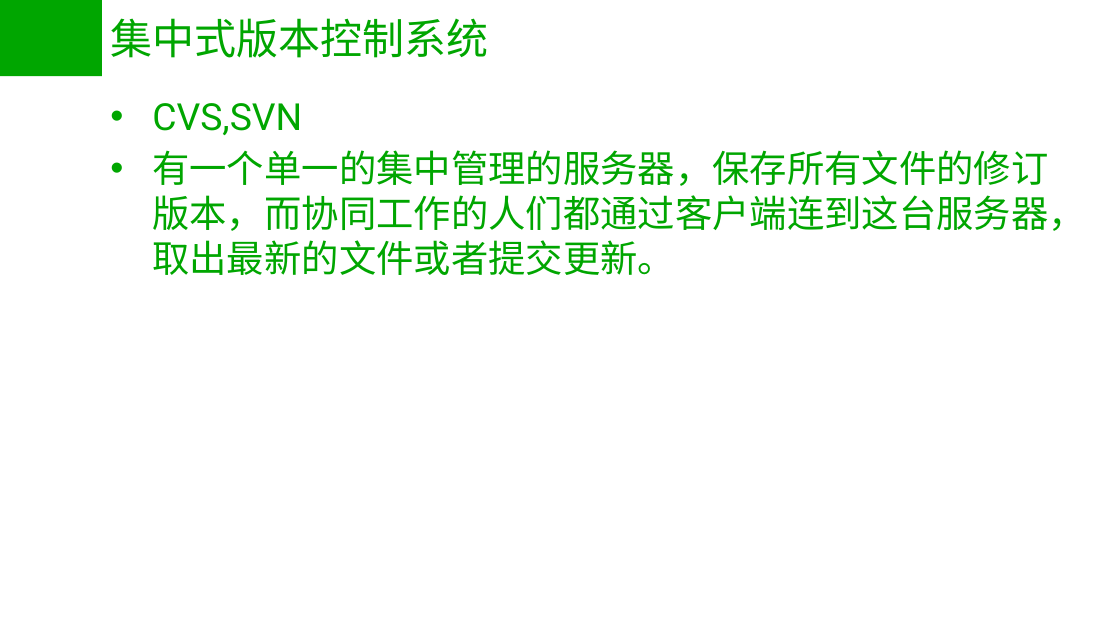
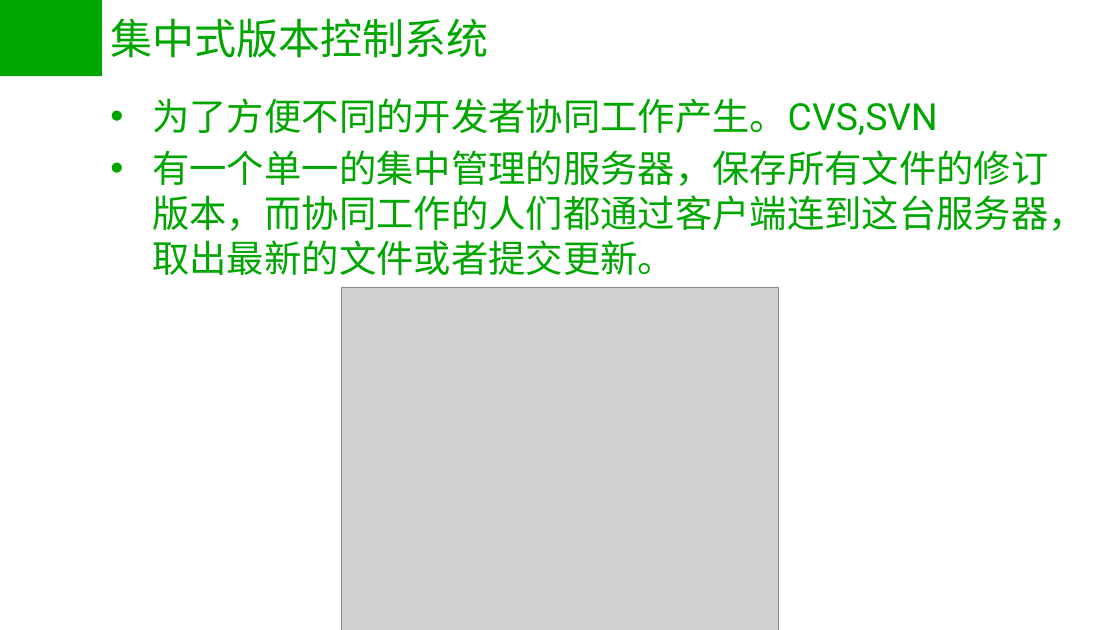
Before and after one commit to dannl/git_test, a slide deck: slide 4 of git.pptx. Drawn at 1120x630 pixels with LibreOffice and Linux fonts; fonts in the diff are those of the drawing; grey boxes stand for pictures. Boxes give left, top, right and bottom in pixels: in the first picture for what was removed or moved away, otherwise in the second. Text is boxed around its words. In the diff, an @@ line names an element or a change of style, - is before the commit and + after.

```diff
--- a/git.pptx
+++ b/git.pptx
@@ text at (152, 98, 938, 135): text changed @@
-• CVS,SVN
+• 为了方便不同的开发者协同工作产生。CVS,SVN
@@ picture added at (341, 287, 779, 630) @@
```
Also in this commit, not shown: 3 other slides changed, 12 slides added, 1 slide removed.
